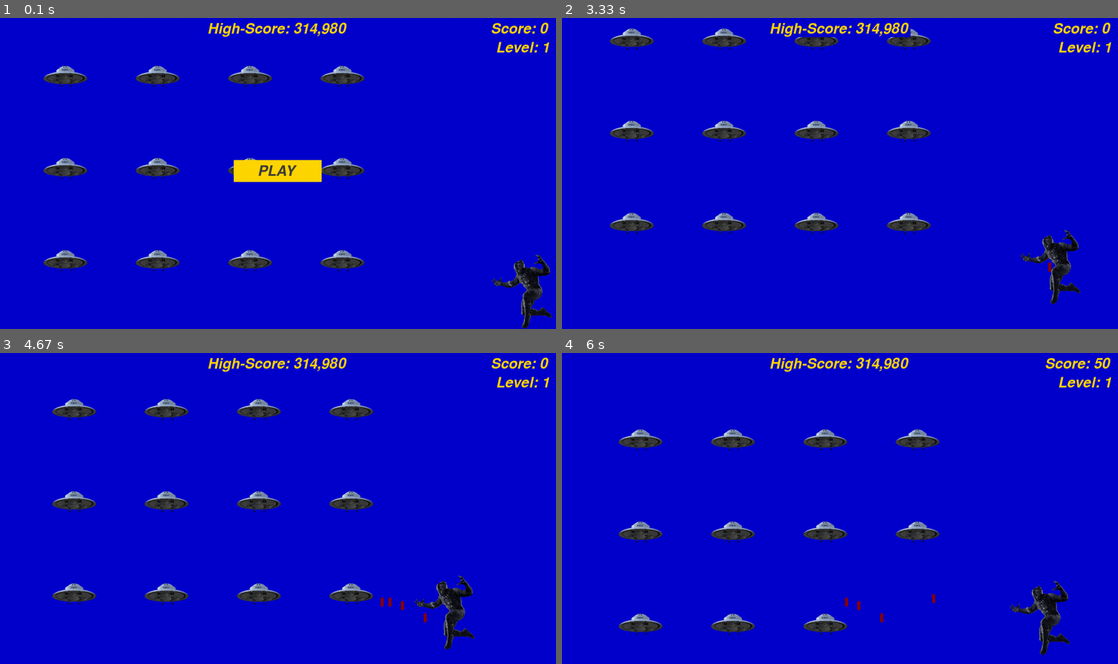
Above: before the commit, frames 1-4 (two rows, left to right).
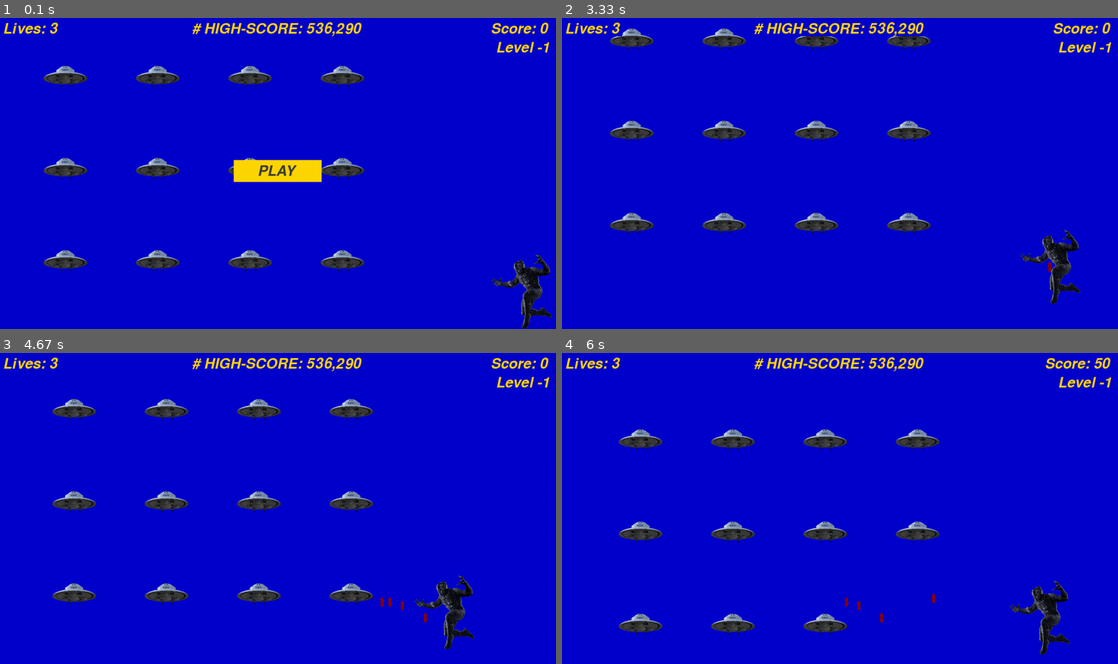
Above: after the commit, the same moments.

Repository: frankTheCodeBoy/PYGAME_GAME_DEVELOPMENT
Game: pygame game, started from game_load.py
The game is run twice, just before and just after one commit, with the same random seed, the same clock (stepped at 60 frames per second) and the same inputs.
Inputs:
- Up to frame 1 (0.1 s): no input
- Up to frame 2 (3.33 s): click "PLAY" at 0.38 s; hold M 0.67-1.13 s; hold Right 0.67-1.13 s; hold Up 1.67-2.13 s; hold M 2.67-3.2 s; hold Left 2.67-3.2 s; hold Left from 3.23 s (still down); tap Space at 3.3 s
- Up to frame 3 (4.67 s): tap Space at 3.6, 3.87, 4.2, 4.5, 4.63 s; release Left at 3.77 s; hold Down 3.8-4.1 s; hold Left 4.13-4.53 s; hold Up from 4.57 s (still down)
- Up to frame 4 (6 s): release Up at 4.93 s; hold Right 4.97-5.6 s; tap Space at 5.03, 5.33, 5.7 s; hold Down from 5.63 s (still down)

The runs differ from the first frame. In frame 1, 0.9% of the frame differs, in the area x 0-98%, y 1-12%; in frame 2, 1.0%; in frame 3, 0.9%; in frame 4, 0.9%.

Commit message:
REVISIONS 1

Diff:
--- a/game_load.py
+++ b/game_load.py
@@ -39,12 +39,15 @@
 
         # Set up the sound and music.
         pygame.mixer.init()
-        bulletSound = pygame.mixer.Sound('game_pics/Sonar-sound.mp3')
+        bulletSound = pygame.mixer.Sound('game_pics/shoot_ship.mp3')
         raw_array = bulletSound.get_raw()
         raw_array = raw_array[100000:120000]
         self.putBulletSound = pygame.mixer.Sound(buffer=raw_array)
+        # Load crash sounds, game over sounds; and store in attributes.
         self.crashSound = pygame.mixer.Sound('game_pics/crash-tone.mp3')
-        pygame.mixer.music.load('game_pics/Scorch_Trials.mp3')
+        self.gameOverSound = pygame.mixer.Sound('game_pics/music.mp3')
+        # Load background music.
+        pygame.mixer.music.load('game_pics/my_music.mp3')
         # Set a music playing flag
         self.music_playing = False
 
@@ -92,6 +95,7 @@
             # Hide the mouse cursor.
             pygame.mouse.set_visible(False)
             # Set music flag to true, let music play
+            self.gameOverSound.stop()
             self.music_playing = True
             pygame.mixer.music.play(-1, 0.0)
 
@@ -124,11 +128,11 @@
             self.goku.moving_up = False
         elif event.key == pygame.K_DOWN:
             self.goku.moving_down = False
-        elif event.key == pygame.K_m:
+        elif event.key == pygame.K_m and self.stats.game_active:
             if self.music_playing:
                 pygame.mixer.music.stop()
             else:
-                pygame.mixer.music.play(-1, 0.0)
+                pygame.mixer.music.play(-1, 2.5)
             self.music_playing = not self.music_playing
 
     def _update_bullets(self):
@@ -224,6 +228,7 @@
             # create new fleet and restore goku
             self._new_fleet()
             self.goku.restore_goku()
+            self.sb.prep_lives_depleted()
             # Pause
             sleep(0.5)
         else:
@@ -231,6 +236,8 @@
             pygame.mouse.set_visible(True)
             self.music_playing = False
             pygame.mixer.music.stop()
+            sleep(1.5)
+            self.gameOverSound.play()
 
     def _check_aliens_right(self):
         """Check whether any aliens have reached the right side of the screen"""
--- a/high_scores.json
+++ b/high_scores.json
@@ -1 +1 @@
-314985
+536290
--- a/scoreboard.py
+++ b/scoreboard.py
@@ -1,7 +1,7 @@
 import pygame.font
 
 class Scoreboard:
-    """A class to report scoring information"""
+    """A class to report scoring information and display lives"""
 
     def __init__(self, first_play):
         """Initialize scorekeeping attributes"""
@@ -18,6 +18,7 @@
         self.prep_score()
         self.prep_high_score()
         self.prep_level()
+        self.prep_lives_depleted()
 
     def prep_score(self):
         """Turn the score into a rendered image."""
@@ -34,7 +35,7 @@
     def prep_high_score(self):
         """Turn the high score into a rendered image."""
         high_score = round(self.stats.high_score, -1)
-        high_score_str = "High-Score: {:,}".format(high_score)
+        high_score_str = "# HIGH-SCORE: {:,}".format(high_score)
         self.high_score_image = self.font.render(high_score_str,
             True, self.text_color, self.settings.bg_color)
 
@@ -46,7 +47,7 @@
     def prep_level(self):
         """Turn the level into a rendered image."""
         level_str = str(self.stats.level)
-        level_str_display = "Level: {}".format(level_str)
+        level_str_display = "Level -{}".format(level_str)
         self.level_image = self.font.render(level_str_display, True,
             self.text_color, self.settings.bg_color)
         # Position the level below the score.
@@ -55,13 +56,26 @@
         self.level_rect.top = self.score_rect.bottom + 10
 
     def show_score(self):
-        """Draw scores and level to the screen."""
+        """Draw scores, level and lives to the screen."""
         self.screen.blit(self.score_image, self.score_rect)
         self.screen.blit(self.high_score_image, self.high_score_rect)
         self.screen.blit(self.level_image, self.level_rect)
+        # show lives left
+        self.screen.blit(self.text, self.text_rect)
 
     def check_high_score(self):
         """Check to see if there's a new high score"""
         if self.stats.score > self.stats.high_score:
             self.stats.high_score = self.stats.score
             self.prep_high_score()
+
+
+    def prep_lives_depleted(self):
+        """Display lives depleted on screen"""
+        text_str = str(self.stats.goku_left)
+        text_str_display = "Lives: {}".format(text_str)
+        self.text = self.font.render(text_str_display,
+            True, self.text_color, self.settings.bg_color)
+        self.text_rect = self.text.get_rect()
+        self.text_rect.left = self.screen_rect.left + 15
+        self.text_rect.top = 20
Not shown, added: game_pics/my_music.mp3
Not shown, added: game_pics/shoot_ship.mp3
